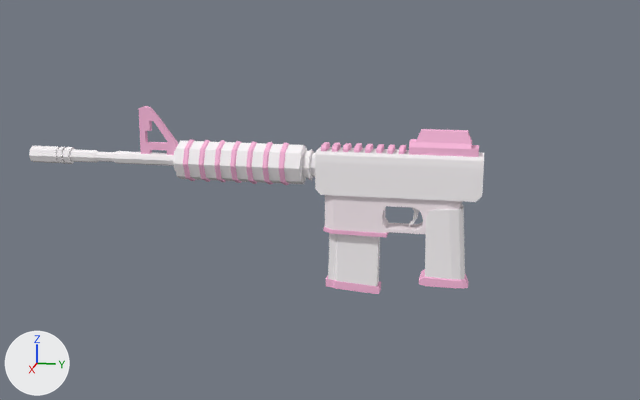
An edit to the OBJ model assets/meshes/guns/AssaultRifle2_3.obj, drawn before and after from the same camera.
Camera for both pictures: a camera (50 mm lens) standing at (9.94, 2.87, 2.5) and looking at (0.02, 0.88, 0.02). The axes (+X, +Y, +Z) are drawn at lower left. The lights are the same throughout. The first picture is the older version. Where no turn or scale is listed for an object, it has been applied to the vertices.

In view in the first picture: 'Body', 'Grip', 'Panel'.
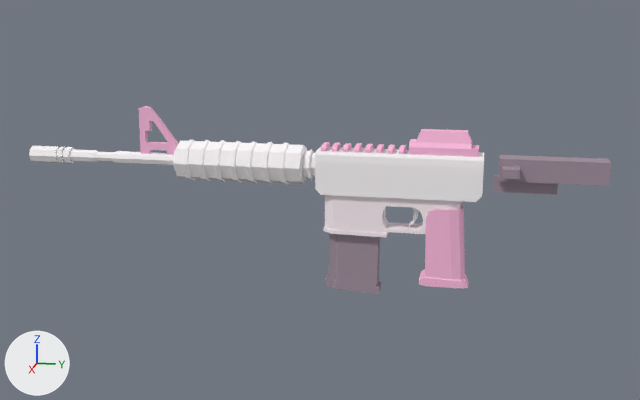
Patch to the scene script:
```diff
--- a/assets/meshes/guns/AssaultRifle2_3.obj.py
+++ b/assets/meshes/guns/AssaultRifle2_3.obj.py
@@ mat_plumdark @@
+mat_plumdark = principled_material('PlumDark')
+mat_plumdark.base_color = (0.361, 0.282, 0.345)  # grey #a2919f
+mat_plumdark.roughness = 1.0
@@ me_body @@
 # used by ob_body; location = (0.0, 0.0, 0.0)
-me_body.from_pydata(...)  # 440 vertices, 718 faces; spans x -0.23..0.23, y -2.75..2.75, z -0.97..0.67
+me_body.from_pydata(...)  # 516 vertices, 1014 faces; spans x -0.25..0.25, y -2.75..2.75, z -0.23..0.69
+# me_body part 1: the loose piece of 20 vertices spanning x -0.16..0.17, y 2.13..2.59, z -0.81..0.02 is deleted
+# me_body part 2: the loose piece of 16 vertices spanning x -0.09..0.09, y 0.99..1.59, z -0.97..0.1 is deleted
+# me_body part 3: 112 vertices added at x -0.25..0.25, y -0.7..0.5, z 0.18..0.69
 me_body.materials.append(mat_pinkwhite)
@@ me_grip @@
 # used by ob_grip; location = (0.0, 0.0, 0.0)
-me_grip.from_pydata(...)  # 478 vertices, 748 faces; spans x -0.25..0.25, y -1.32..2.69, z -1.07..1.07
+me_grip.from_pydata(...)  # 216 vertices, 370 faces; spans x -0.17..0.18, y -1.32..2.69, z -0.91..1.07
+# me_grip part 4: 10 loose pieces with 274 vertices, spanning x -0.25..0.25, y -0.71..1.69, z -1.07..0.69, are deleted
+# me_grip part 5
+# 12 vertices are added at x -0.16..0.17, y 2.13..2.54, z -0.1..0.02
+# 30 new faces join them
 me_grip.materials.append(mat_bubblegum)
@@ me_mag @@
+me_mag.from_pydata(...)  # 32 vertices, 54 faces; spans x -0.096..0.097, y 0.96..1.606, z -1.068..0.096
+me_mag.materials.append(mat_plumdark)  # grey #a2919f
@@ me_hardware @@
+me_hardware.from_pydata(...)  # a box spanning x 0.02..0.106, y 2.867..3.557, z 0.233..0.403
+me_hardware.materials.append(mat_plumdark)  # grey #a2919f
@@ me_bolt @@
+me_bolt.from_pydata(...)  # a box spanning x -0.046..0.194, y 2.917..4.087, z 0.373..0.626; a box spanning x 0.154..0.394, y 2.957..3.137, z 0.45..0.55
+me_bolt.materials.append(mat_plumdark)  # grey #a2919f
@@ ob_mag @@
+ob_mag = bpy.data.objects.new('Mag', me_mag)
+ob_mag.location = (0.0, 0.0, 0.0)
@@ ob_hardware @@
+ob_hardware = bpy.data.objects.new('Hardware', me_hardware)
+ob_hardware.location = (0.0, 0.0, 0.0)
@@ ob_bolt @@
+ob_bolt = bpy.data.objects.new('Bolt', me_bolt)
+ob_bolt.location = (0.0, 0.0, 0.0)
```

Where the change shows, as pixel boxes (x1, y1, x2, y2) in the pictures (640 x 400 px):
'Bolt', added: after (498, 155, 611, 186)
'Mag', added: after (326, 233, 381, 294)
'Hardware', added: after (493, 175, 558, 195)
part 1 of me_body, deleted: before (425, 204, 465, 279)
part 2 of me_body, deleted: before (328, 233, 380, 286)
part 3 of me_body, added: after (183, 139, 289, 185)
part 4 of me_grip, deleted: before (183, 139, 389, 294)
part 5 of me_grip, added (pink): after (425, 204, 465, 279)
